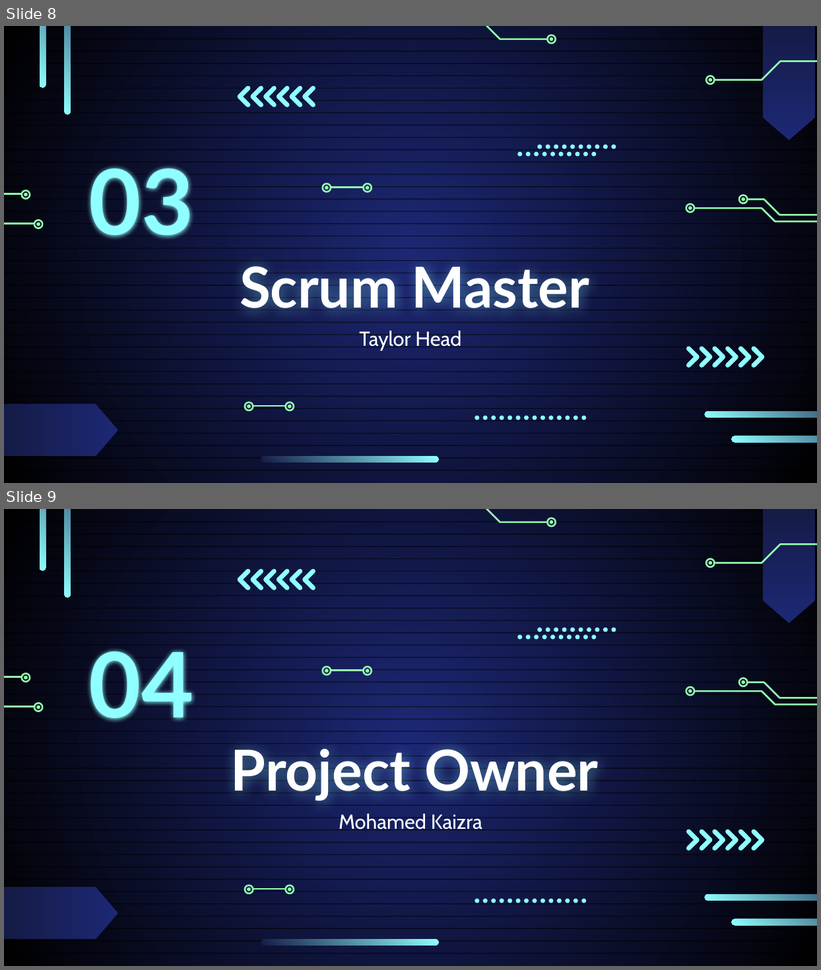
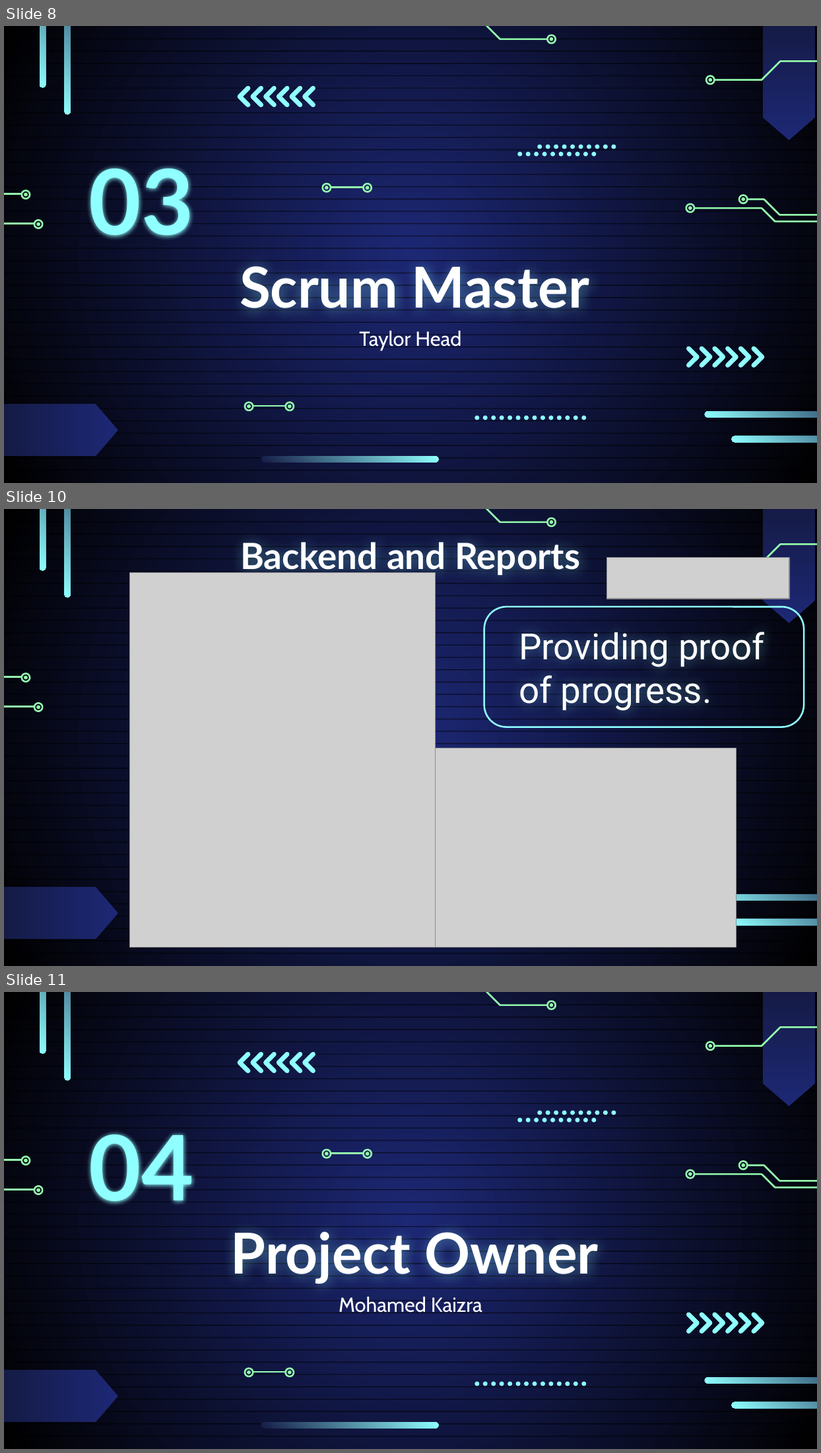
Before and after one commit to checkmate-group/coursework, a slide deck: documents/presentations/sprint_3_presentation.pptx. Shown one above the other, each under a label of ours: slides 8 and 9 before the commit, slides 8, 10 and 11 after it; the slides between them are not shown. The pictures are 821x970 and 821x1453 pixels, drawn with LibreOffice and Linux fonts; fonts in the diff are those of the drawing; grey boxes stand for pictures. Boxes give left, top, right and bottom in pixels: in the first picture for what was removed or moved away, otherwise in the second. Text is boxed around its words. In the diff, an @@ line names an element or a change of style, - is before the commit and + after.

```diff
--- a/documents/presentations/sprint_3_presentation.pptx
+++ b/documents/presentations/sprint_3_presentation.pptx
@@ slide 10 added at <box>4,509,817,966</box>, background gradient #1D2875 to #000000; not listed: 54 template elements that a slide beside it also shows @@
@@ title added at <box>240,537,580,576</box>, 32 pt, text #FFFFFF, bold @@
+Backend and Reports
@@ picture added at <box>607,558,789,599</box> @@
@@ picture added at <box>130,572,435,947</box> @@
@@ rounded rectangle added at <box>484,607,804,727</box>, outline #8FFFFF 1.5 pt @@
@@ text added at <box>519,632,764,711</box>, 32 pt, text #FFFFFF @@
+Providing proof of progress.
@@ picture added at <box>435,748,736,947</box> @@
@@ what was slide 9 is now slide 11 @@
```
Also in this commit, not shown: 1 other slide added.
